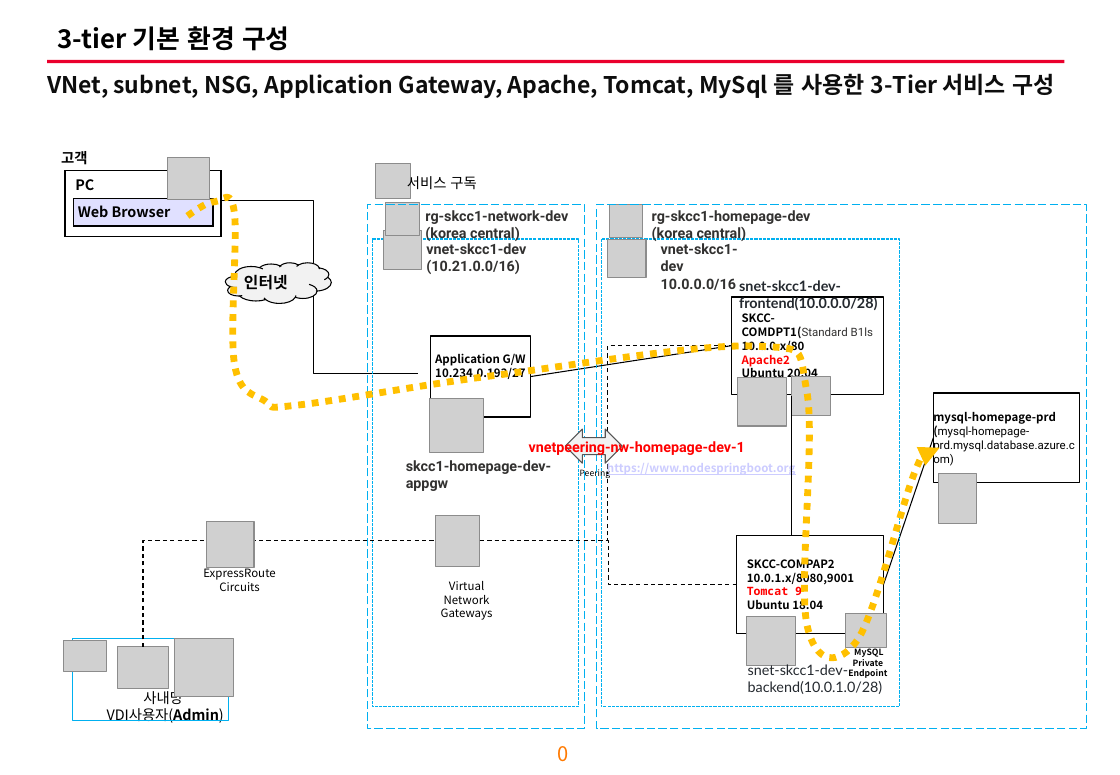
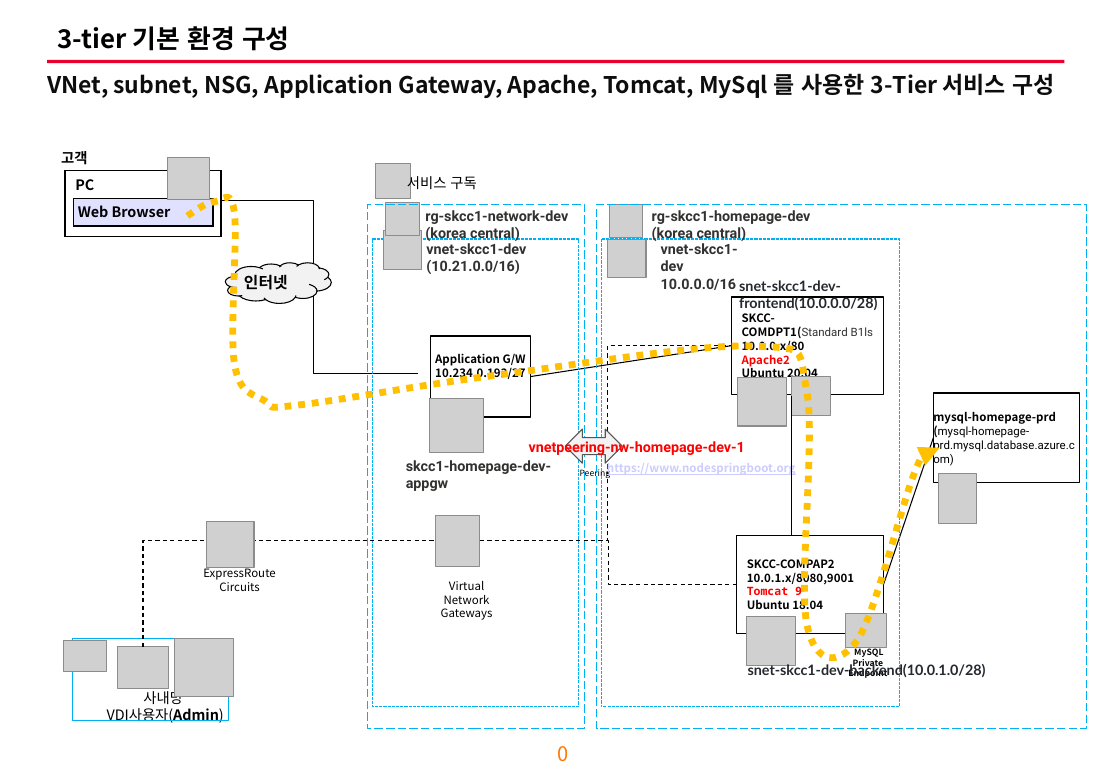
Before and after one commit to SEOTAEEYOUL/AzureBasic, a slide deck: slide 1 of 1.IaaS/자료/3-tier 기본 환경 구성.pptx. Drawn at 1120x775 pixels with LibreOffice and Linux fonts; fonts in the diff are those of the drawing; grey boxes stand for pictures. Boxes give left, top, right and bottom in pixels: in the first picture for what was removed or moved away, otherwise in the second. Text is boxed around its words. In the diff, an @@ line names an element or a change of style, - is before the commit and + after.

Commit message:
2022-02-10

```diff
--- a/1.IaaS/자료/3-tier 기본 환경 구성.pptx
+++ b/1.IaaS/자료/3-tier 기본 환경 구성.pptx
@@ text "snet-skcc1-dev-backend(10.0.1.0/28)" at <box>748,662,986,678</box>: bold on @@
```
